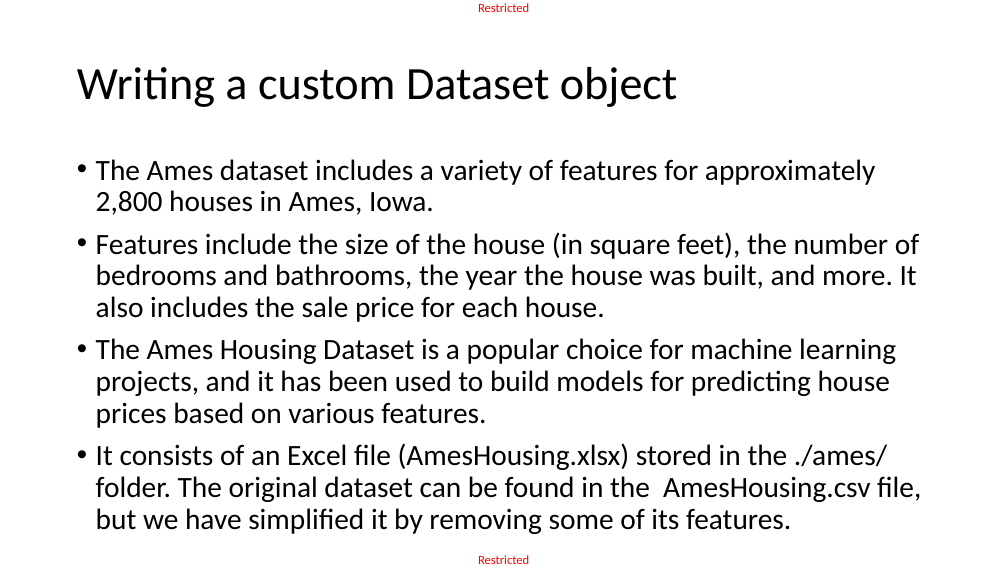
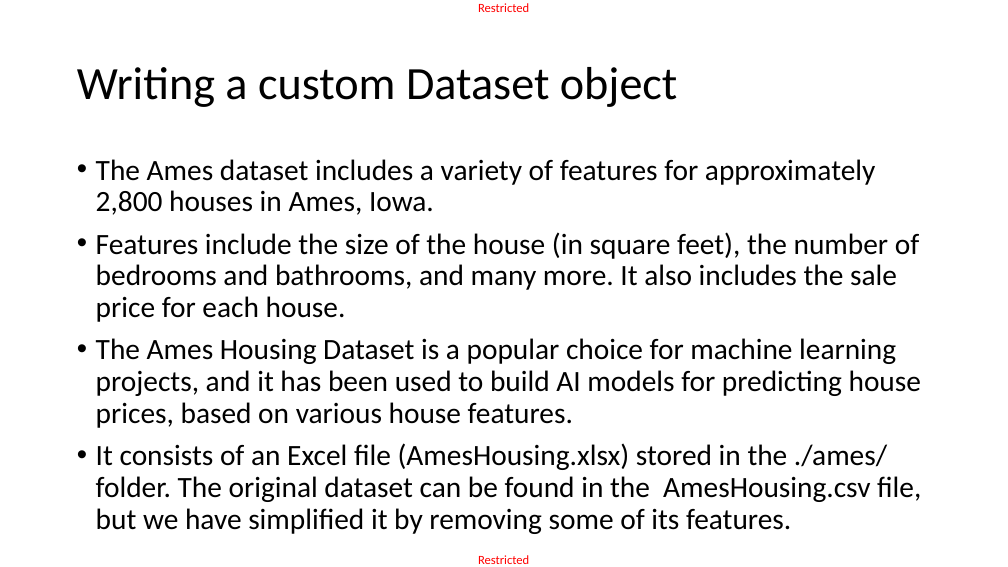
Before and after one commit to matthieudemari/SUTD_DL_50_039, a slide deck: slide 12 of W3/3. W3S3 final/W3S3.pptx. Drawn at 1008x567 pixels with LibreOffice and Linux fonts; fonts in the diff are those of the drawing. Boxes give left, top, right and bottom in pixels: in the first picture for what was removed or moved away, otherwise in the second. Text is boxed around its words. In the diff, an @@ line names an element or a change of style, - is before the commit and + after.

```diff
--- a/W3/3. W3S3 final/W3S3.pptx
+++ b/W3/3. W3S3 final/W3S3.pptx
@@ text at box(96, 232, 921, 428): text changed @@
-• Features include the size of the house (in square feet), the number of bedrooms and bathrooms, the year the house was built, and more. It also includes the sale price for each house.
-• The Ames Housing Dataset is a popular choice for machine learning projects, and it has been used to build models for predicting house prices based on various features.
+• Features include the size of the house (in square feet), the number of bedrooms and bathrooms, and many more. It also includes the sale price for each house.
+• The Ames Housing Dataset is a popular choice for machine learning projects, and it has been used to build AI models for predicting house prices, based on various house features.
```
Also in this commit, not shown: 11 other slides changed, 4 slides added, 7 other files.
